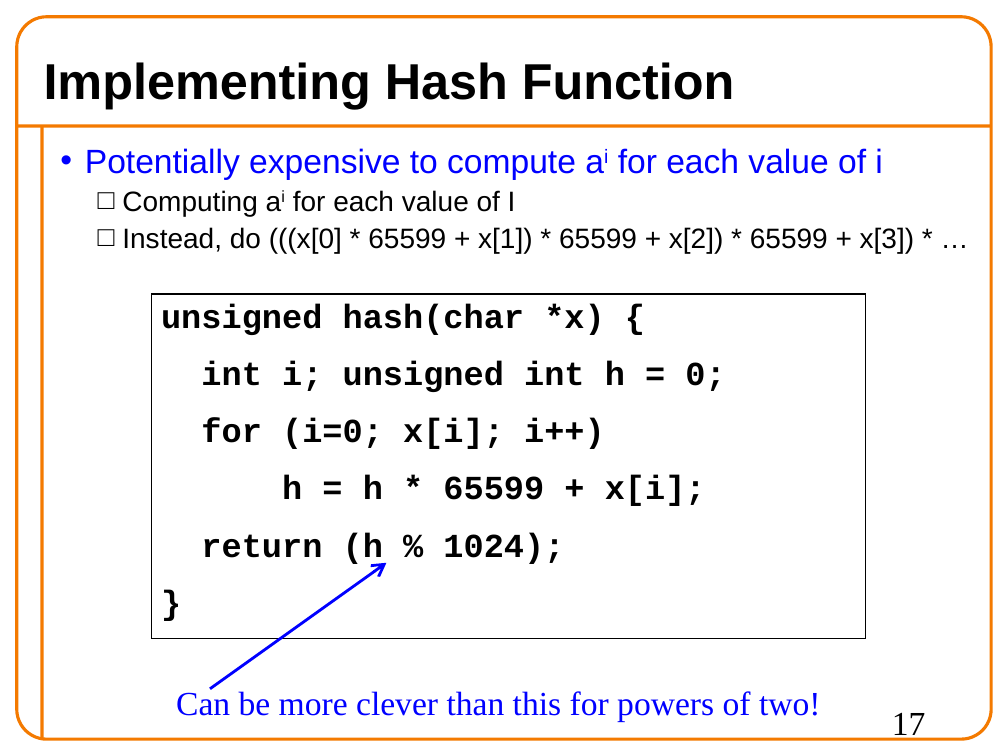
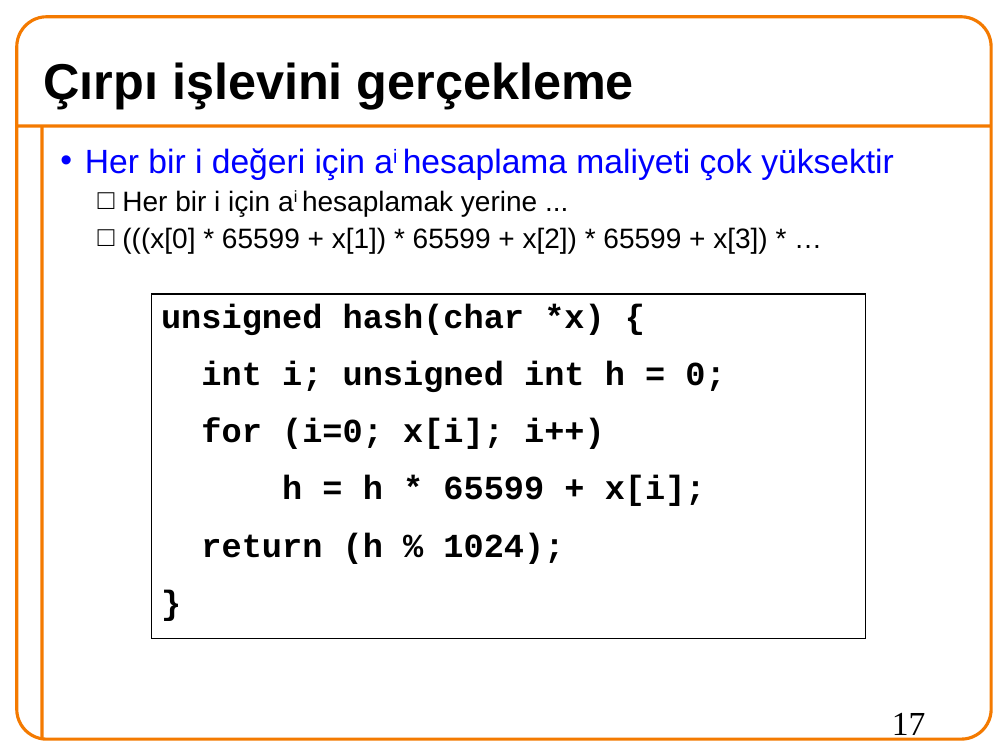
Before and after one commit to 19ceng/ceng201pro, a slide deck: slide 17 of 09hash.odp. Drawn at 1008x756 pixels with LibreOffice and Linux fonts; fonts in the diff are those of the drawing; background and template pictures are left out. Boxes give left, top, right and bottom in pixels: in the first picture for what was removed or moved away, otherwise in the second. Text is boxed around its words. In the diff, an @@ line names an element or a change of style, - is before the commit and + after.

Commit message:
09hash: OK

```diff
--- a/09hash.odp
+++ b/09hash.odp
@@ title at (44, 62, 634, 109): text changed @@
-Implementing Hash Function
+Çırpı işlevini gerçekleme
@@ text at (85, 148, 894, 253): text changed @@
-• Potentially expensive to compute ai for each value of i
-  □ Computing ai for each value of I
-  □ Instead, do (((x[0] * 65599 + x[1]) * 65599 + x[2]) * 65599 + x[3]) * …
+• Her bir i değeri için ai hesaplama maliyeti çok yüksektir
+  □ Her bir i için ai hesaplamak yerine ...
+  □ (((x[0] * 65599 + x[1]) * 65599 + x[2]) * 65599 + x[3]) * …
@@ arrow removed from (210, 688) to (386, 562) @@
@@ text removed at (176, 688, 821, 721) @@
-Can be more clever than this for powers of two!
```
Also in this commit, not shown: 25 other slides changed, 8 slides added, 8 slides removed, 1 other file.
